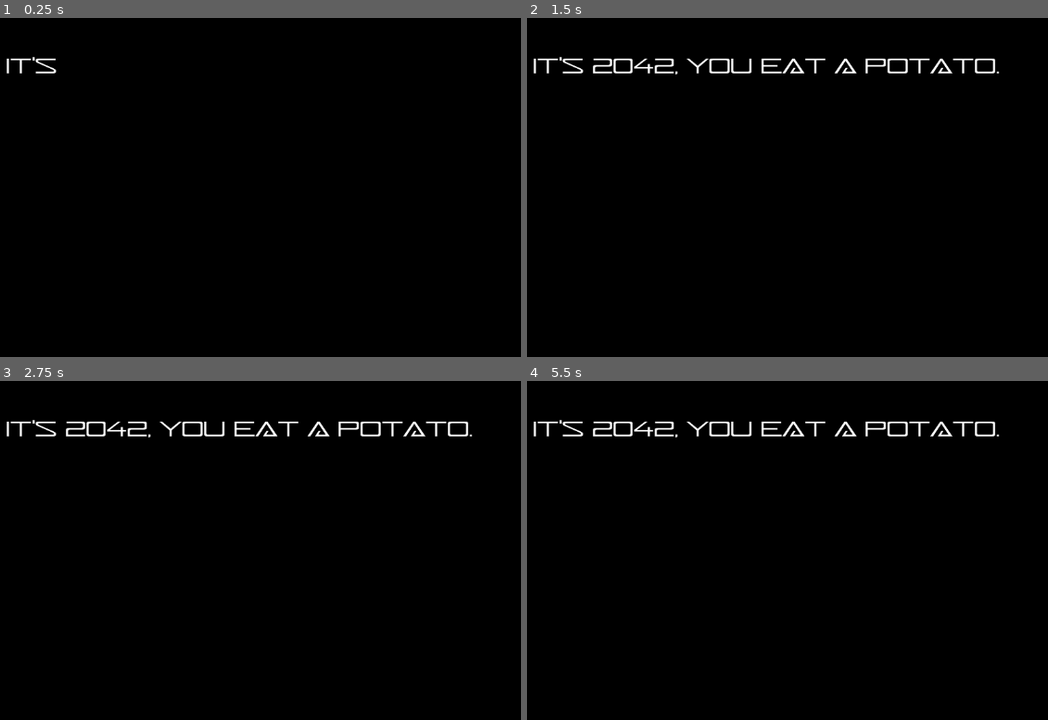
Above: before the commit, frames 1-4 (two rows, left to right).
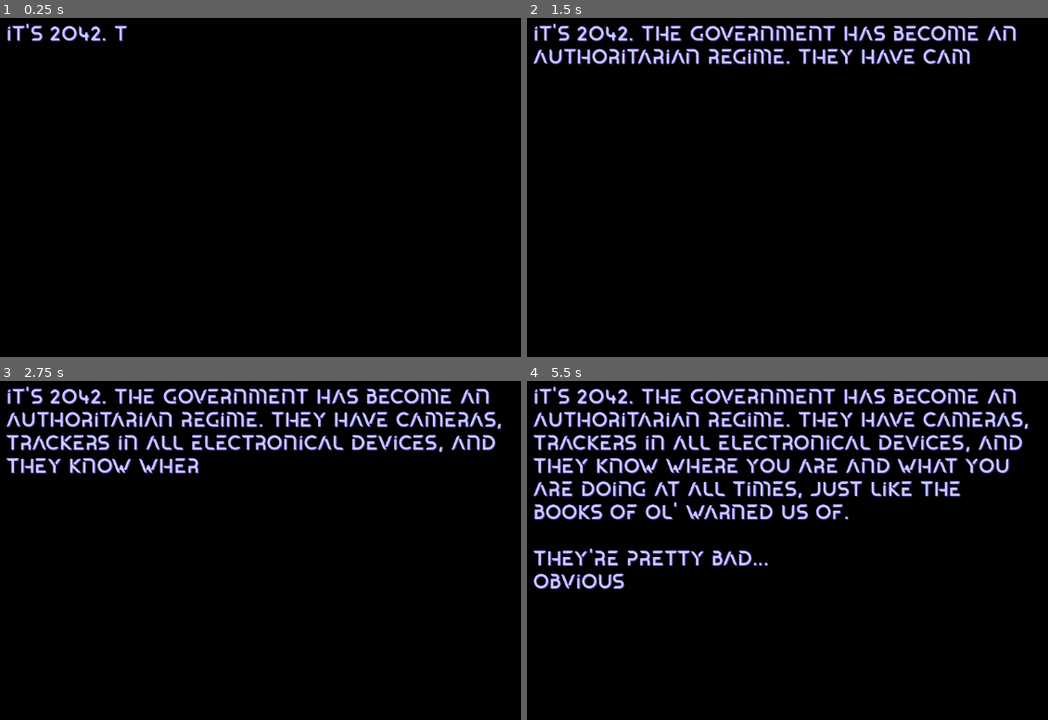
Above: after the commit, the same moments.

Repository: bunnybunnybun/The-Resistance
Game: Godot game, scene res://scene2.tscn
Same seed, same stepped clock (60 frames per second), same inputs: the game is played once before the commit and once after it. This scene is started directly instead of the project's main scene.
Inputs (mouse positions are in pixels of both pictures, inside the frame that each line leads up to):
- Up to frame 1 (0.25 s): no input
- Up to frame 2 (1.5 s): tap Enter (ui_accept) at 0.5, 0.6, 0.77, 1.07 s; move the mouse to (949, 177) at 0.52 s; hold Right 0.53-1.28 s; click (949, 177) at 0.67 s; move the mouse to (636, 221) at 1.27 s; hold Down from 1.28 s (still down); tap Alt at 1.35 s
- Up to frame 3 (2.75 s): tap Enter (ui_accept) at 1.52, 1.55, 1.82, 2.3 s; move the mouse to (333, 469) at 2.02 s; release Down at 2.03 s; hold Right from 2.03 s (still down); tap Shift at 2.1 s
- Up to frame 4 (5.5 s): move the mouse to (751, 645) at 2.77 s; release Right at 2.78 s; hold Up 2.78-3.53 s; tap Enter (ui_accept) at 2.85, 3.02, 3.32, 3.77, 3.8, 4.07, 4.52, 4.55, 4.82, 5.1 s; click (751, 645) at 2.92 s; move the mouse to (1011, 625) at 3.52 s; hold Left 3.53-5.03 s; tap Alt at 3.6 s; move the mouse to (563, 499) at 4.27 s; tap Shift at 4.35 s; move the mouse to (823, 560) at 5.02 s; hold Down from 5.03 s (still down); click (823, 560) at 5.17 s

The runs differ from the first frame. In frame 1, 0.7% of the frame differs, in the area x 1-25%, y 1-17%; in frame 2, 5.6%; in frame 3, 8.9%; in frame 4, 15%, in the area x 1-97%, y 1-62%.

Commit message:
Created the first 2 dialogs and made some misc visual improvements.

Diff:
--- a/MainMenu.tscn
+++ b/MainMenu.tscn
@@ -2,10 +2,7 @@
 
 [ext_resource type="Script" uid="uid://c7dfw3c2v8r1v" path="res://main_menu.gd" id="1_i26rj"]
 [ext_resource type="Texture2D" uid="uid://b7kjcg6ajlfcv" path="res://images/main_menu_background.png" id="2_eiy7p"]
-
-[sub_resource type="LabelSettings" id="LabelSettings_kjwba"]
-font_size = 50
-font_color = Color(0.69411767, 0, 0, 1)
+[ext_resource type="FontFile" uid="uid://brxrvyhwbk85q" path="res://fonts/elounda/font/Elounda-Italic.ttf" id="3_h7a2f"]
 
 [sub_resource type="StyleBoxEmpty" id="StyleBoxEmpty_eiy7p"]
 
@@ -28,20 +25,6 @@
 grow_vertical = 2
 color = Color(0, 0.20784314, 0.20392157, 1)
 
-[node name="TitleLabel" type="Label" parent="."]
-layout_mode = 1
-anchors_preset = 5
-anchor_left = 0.5
-anchor_right = 0.5
-offset_left = -204.0
-offset_top = 39.0
-offset_right = 204.0
-offset_bottom = 108.0
-grow_horizontal = 2
-text = "The Resistance"
-label_settings = SubResource("LabelSettings_kjwba")
-horizontal_alignment = 1
-
 [node name="TextureRect2" type="TextureRect" parent="."]
 z_index = -1
 texture_filter = 1
@@ -52,6 +35,25 @@
 grow_horizontal = 2
 grow_vertical = 2
 texture = ExtResource("2_eiy7p")
+
+[node name="Title" type="Label" parent="."]
+layout_mode = 1
+anchors_preset = 5
+anchor_left = 0.5
+anchor_right = 0.5
+offset_left = -202.0
+offset_top = 50.0
+offset_right = 201.0
+offset_bottom = 103.0
+grow_horizontal = 2
+theme_override_colors/font_color = Color(0.7573134, 5.2943824e-07, 0.10989512, 1)
+theme_override_colors/font_shadow_color = Color(0.5267933, 4.9935653e-07, 9.62615e-08, 1)
+theme_override_constants/shadow_offset_x = 2
+theme_override_constants/shadow_offset_y = 2
+theme_override_fonts/font = ExtResource("3_h7a2f")
+theme_override_font_sizes/font_size = 48
+text = "The Resistance"
+horizontal_alignment = 1
 
 [node name="TextEdit" type="TextEdit" parent="."]
 z_index = 1
@@ -68,13 +70,20 @@
 offset_bottom = 106.0
 grow_horizontal = 2
 grow_vertical = 2
+theme_override_colors/caret_color = Color(0.3372549, 0.78039217, 0.3137255, 1)
 theme_override_colors/font_color = Color(0.33665636, 0.78083885, 0.3151847, 1)
+theme_override_colors/font_outline_color = Color(0.23449251, 0.5420099, 1.92523e-07, 1)
 theme_override_colors/background_color = Color(0, 0, 0, 0)
+theme_override_constants/outline_size = 0
 theme_override_styles/normal = SubResource("StyleBoxEmpty_eiy7p")
 text = "Welcome to The Resistance. Enter the command 'setuser <username>' to set your username, and 'setcomputer <computer name>' to set the name of your computer. Type 'play' to start. To close the application, enter 'quit'. Type 'help' to see this help menu again.
 [user@computer ~]$ "
 emoji_menu_enabled = false
 wrap_mode = 1
 scroll_smooth = true
+caret_type = 1
+caret_blink = true
+caret_blink_interval = 1.0
+caret_multiple = false
 
 [connection signal="gui_input" from="TextEdit" to="." method="_on_text_edit_gui_input"]
--- a/label.gd
+++ b/label.gd
@@ -1,15 +1,33 @@
 extends Label
 
 @onready var label: = $"."
+@onready var label2: = $"../Label2"
 # Called when the node enters the scene tree for the first time.
 func _ready() -> void:
-	var tween_speed: float = text.length()*0.05
+	print("Ready!")
+	var tween_speed: float = text.length()*0.02
 	visible_ratio = 0.0
 	var tween = create_tween()
 	tween.set_trans(Tween.TRANS_LINEAR)
 	tween.tween_property(label, "visible_ratio", 1.0, tween_speed)
+	tween.finished.connect(on_tween_finish)
 
 
 # Called every frame. 'delta' is the elapsed time since the previous frame.
 func _process(delta: float) -> void:
 	pass
+
+func on_tween_finish():
+	label2.visible = true
+
+func _input(event):
+	if Input.is_action_just_pressed("ui_accept") and label2.visible == true:
+		print("Space pressed")
+		label.visible_ratio = 0.0
+		label2.visible = false
+		label.text = "You want to help with the resistance, yeah? Well you're gonna need to learn how to hack, so we can take down their systems.\nModern computers have a backdoor in them, that the government uses to spy on us civilians, so you'll have to settle for this very old computer. You may notice it uses a CRT display, and doesn't have a GUI...\nI'm sure it's not what you're used to, but it will do for our purposes."
+		var tween_speed: float = text.length()*0.02
+		var tween = create_tween()
+		tween.set_trans(Tween.TRANS_LINEAR)
+		tween.tween_property(label, "visible_ratio", 1.0, tween_speed)
+		tween.finished.connect(on_tween_finish)
--- a/scene2.tscn
+++ b/scene2.tscn
@@ -1,6 +1,6 @@
 [gd_scene load_steps=3 format=3 uid="uid://c10ly7icxihtw"]
 
-[ext_resource type="FontFile" uid="uid://ct0auvbtgb4e6" path="res://fonts/charito/Charito.ttf" id="1_3hvph"]
+[ext_resource type="FontFile" uid="uid://cq7xuv6m3nemf" path="res://fonts/elounda/font/Elounda-Regular.otf" id="1_3hvph"]
 [ext_resource type="Script" uid="uid://b56gt8twdwi8y" path="res://label.gd" id="1_g28hq"]
 
 [node name="Control" type="Control"]
@@ -28,13 +28,37 @@
 anchor_right = 0.5
 anchor_bottom = 0.5
 offset_left = -395.43475
-offset_top = -227.375
+offset_top = -272.75
 offset_right = 395.43475
-offset_bottom = 227.375
+offset_bottom = 158.0
 grow_horizontal = 2
 grow_vertical = 2
+theme_override_colors/font_color = Color(0.7711869, 0.8070242, 0.9878445, 1)
+theme_override_colors/font_shadow_color = Color(0.33258724, 0.1284658, 0.7799957, 0.89411765)
 theme_override_fonts/font = ExtResource("1_3hvph")
 theme_override_font_sizes/font_size = 32
-text = "It's 2042, you eat a potato."
+text = "It's 2042. The government has become an authoritarian regime. They have cameras, trackers in all electronical devices, and they know where you are and what you are doing at all times, just like the books of ol' warned us of.
+
+They're pretty bad...
+obviously."
 autowrap_mode = 3
 script = ExtResource("1_g28hq")
+
+[node name="Label2" type="Label" parent="."]
+visible = false
+layout_mode = 1
+anchors_preset = 3
+anchor_left = 1.0
+anchor_top = 1.0
+anchor_right = 1.0
+anchor_bottom = 1.0
+offset_left = -568.0
+offset_top = -130.0
+offset_right = -108.0
+offset_bottom = -54.0
+grow_horizontal = 0
+grow_vertical = 0
+theme_override_colors/font_color = Color(1, 1, 1, 1)
+theme_override_colors/font_outline_color = Color(0, 0, 0, 0)
+theme_override_font_sizes/font_size = 32
+text = "Press space to continue..."
Binary file removed: fonts/charito/Charito.ttf
Not shown, changed: fonts/elounda/License.txt
Not shown, added: fonts/elounda/Readme.txt
Binary file added: fonts/elounda/font/Elounda-Italic.otf
Not shown, added: fonts/elounda/font/Elounda-Italic.otf.import
Binary file added: fonts/elounda/font/Elounda-Italic.ttf
Not shown, added: fonts/elounda/font/Elounda-Italic.ttf.import
Binary file added: fonts/elounda/font/Elounda-Regular.otf
Not shown, added: fonts/elounda/font/Elounda-Regular.otf.import
Binary file added: fonts/elounda/font/Elounda-Regular.ttf
Not shown, changed: fonts/elounda/font/Elounda-Regular.ttf.import
Not shown, changed: README.md
(and 1 more such lines)
